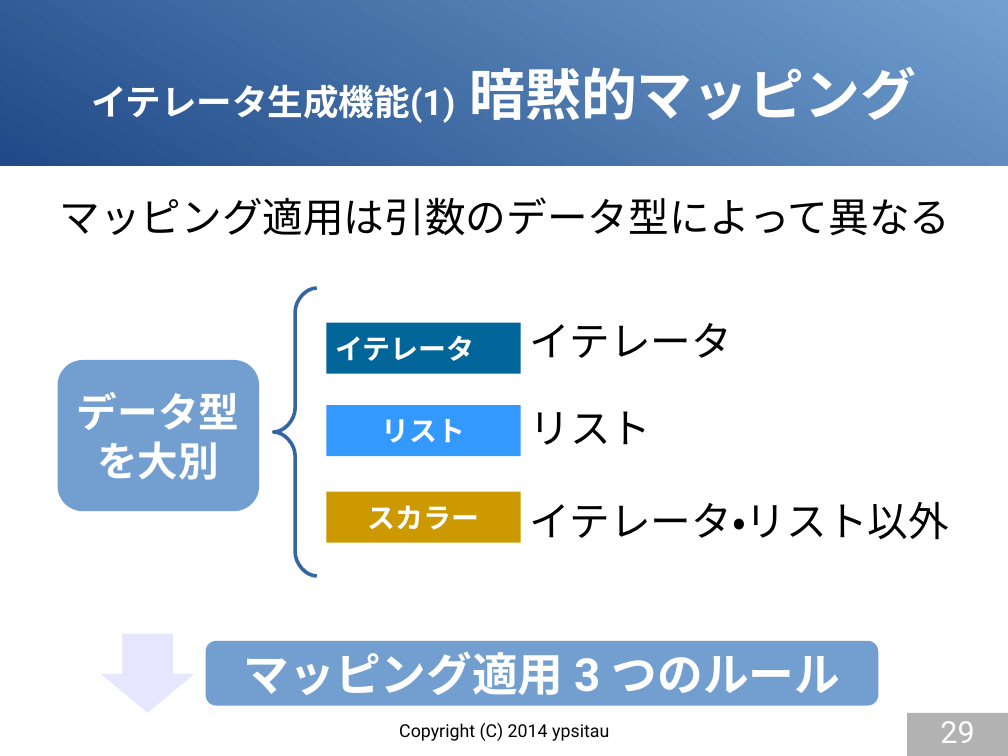
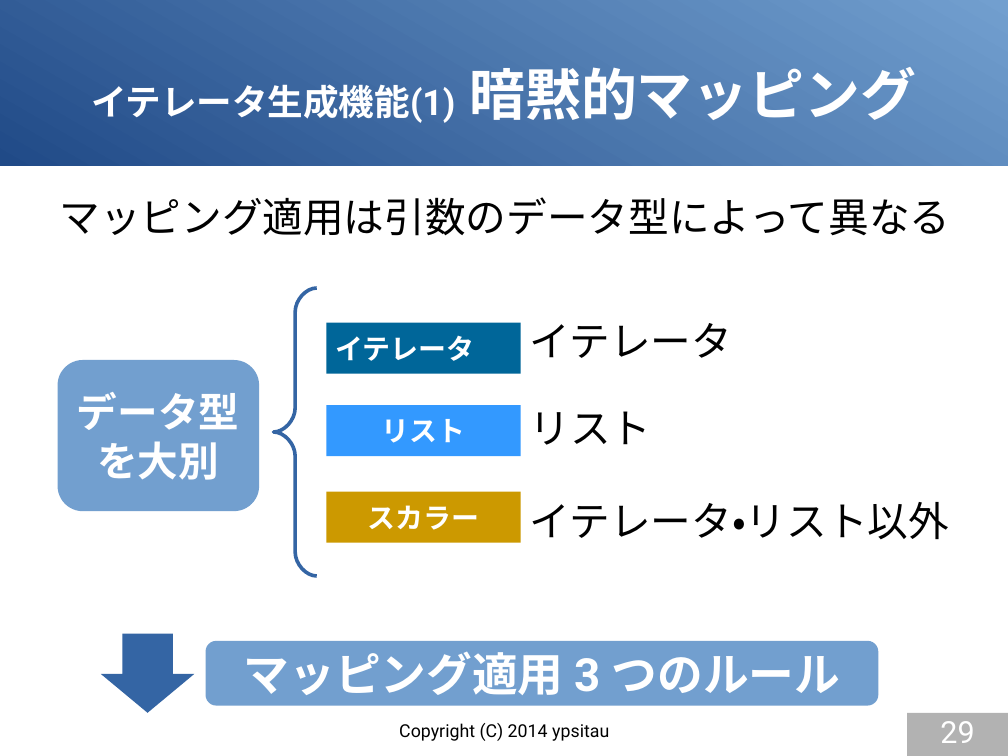
Before and after one commit to gura-lang/gura-doc, a slide deck: slide 29 of presentation/gura-introduction.odp. Drawn at 1008x756 pixels with LibreOffice and Linux fonts; fonts in the diff are those of the drawing. Boxes give left, top, right and bottom in pixels: in the first picture for what was removed or moved away, otherwise in the second. Text is boxed around its words. In the diff, an @@ line names an element or a change of style, - is before the commit and + after.

```diff
--- a/presentation/gura-introduction.odp
+++ b/presentation/gura-introduction.odp
@@ down arrow at [101,634,194,713]: fill #E6E6FF to #3465A4 @@
```
Also in this commit, not shown: 2 other slides changed.
